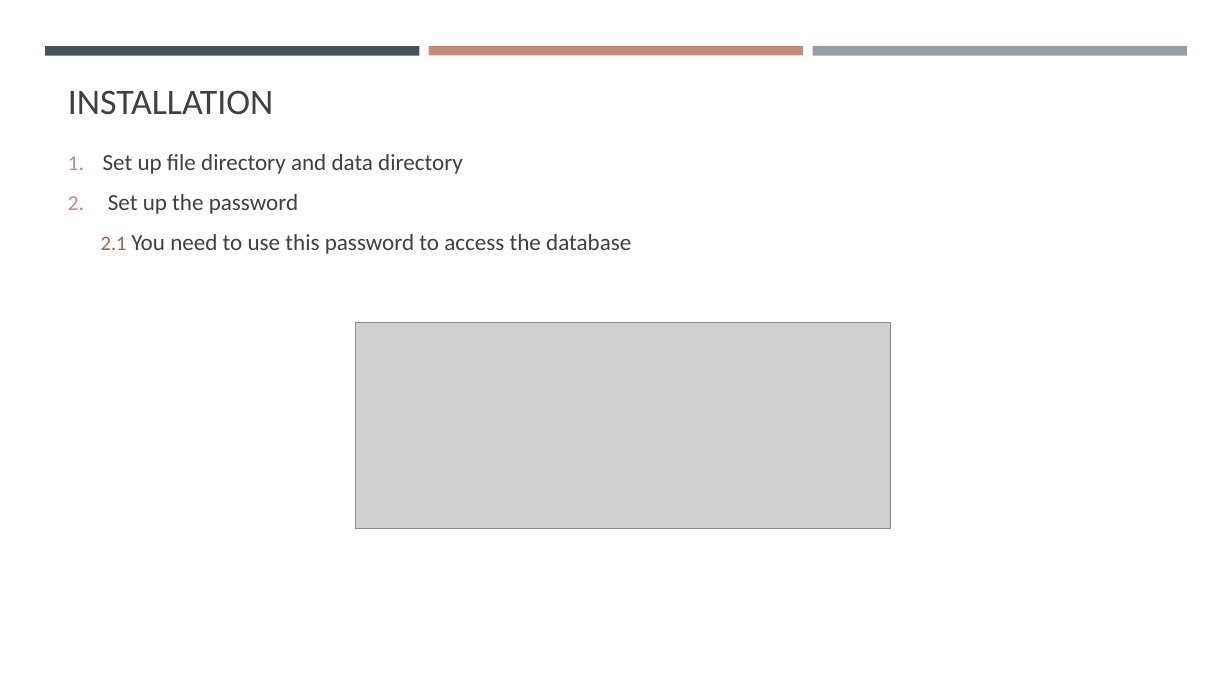
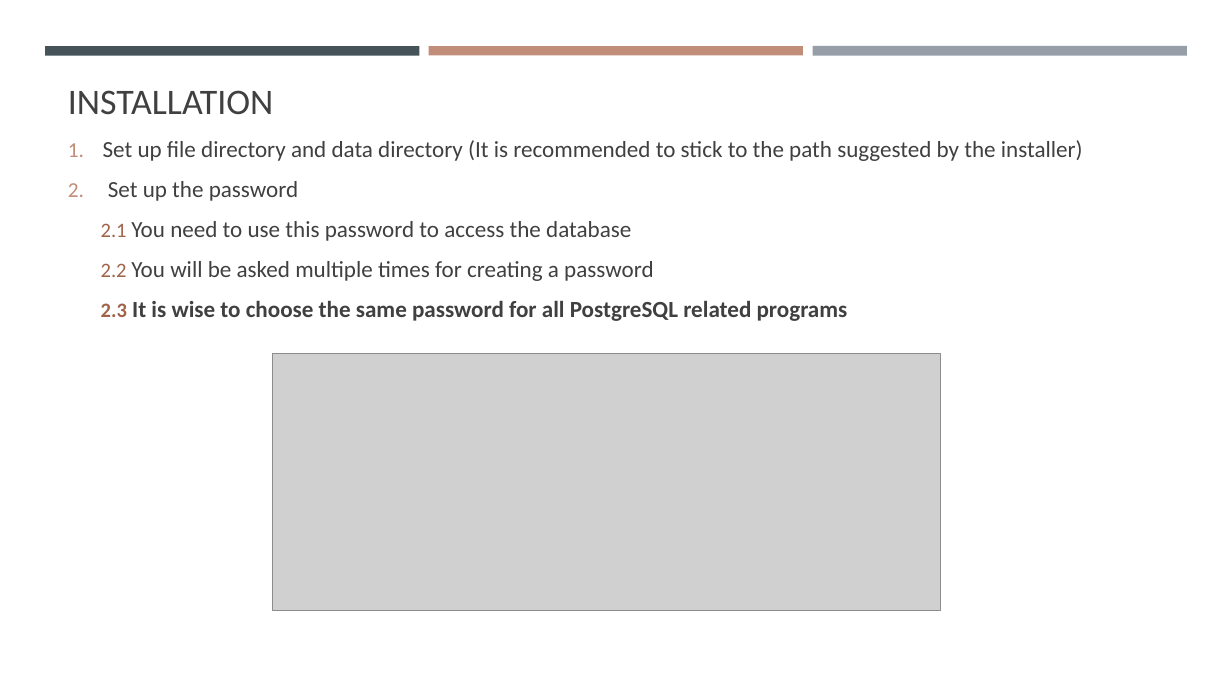
Before and after one commit to gisynw/ssj-376, a slide deck: slide 4 of docs/Lectures/Week02/Week02_SoftwareInstallation.pptx. Drawn at 1232x693 pixels with LibreOffice and Linux fonts; fonts in the diff are those of the drawing; grey boxes stand for pictures. Boxes give left, top, right and bottom in pixels: in the first picture for what was removed or moved away, otherwise in the second. Text is boxed around its words. In the diff, an @@ line names an element or a change of style, - is before the commit and + after.

```diff
--- a/docs/Lectures/Week02/Week02_SoftwareInstallation.pptx
+++ b/docs/Lectures/Week02/Week02_SoftwareInstallation.pptx
@@ text at (x1=103, y1=140, x2=1083, y2=161): text changed @@
-1. Set up file directory and data directory
+1. Set up file directory and data directory (It is recommended to stick to the path suggested by the installer)
@@ text at (x1=101, y1=261, x2=848, y2=321): paragraphs added @@
+  2.2 You will be asked multiple times for creating a password
+  2.3 It is wise to choose the same password for all PostgreSQL related programs
@@ picture resized from (x1=356, y1=323, x2=891, y2=529) to (x1=273, y1=354, x2=941, y2=611) @@
```
Also in this commit, not shown: 5 other slides changed, 6 slides added, 3 slides removed, 1 other file.
